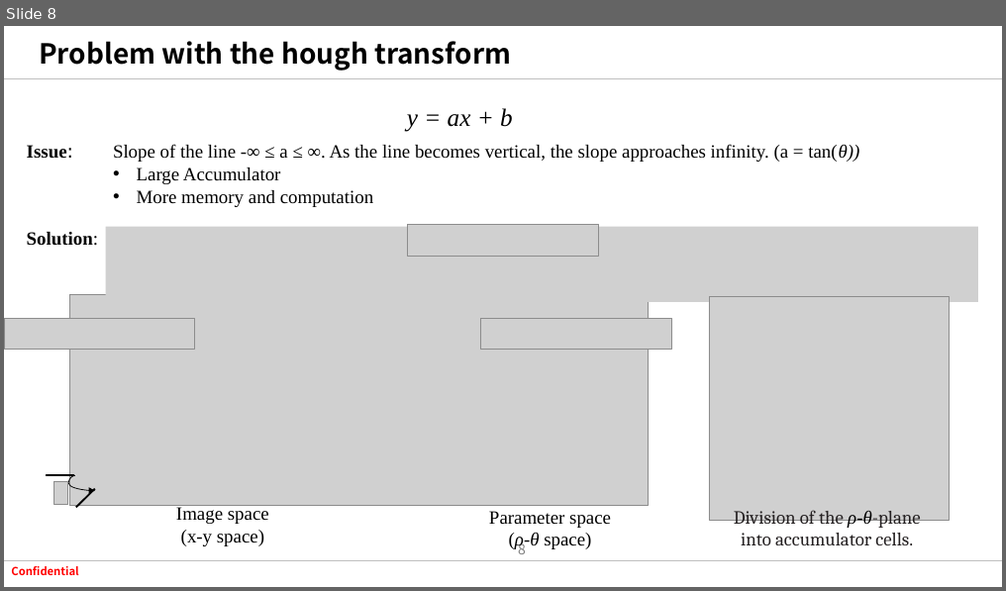
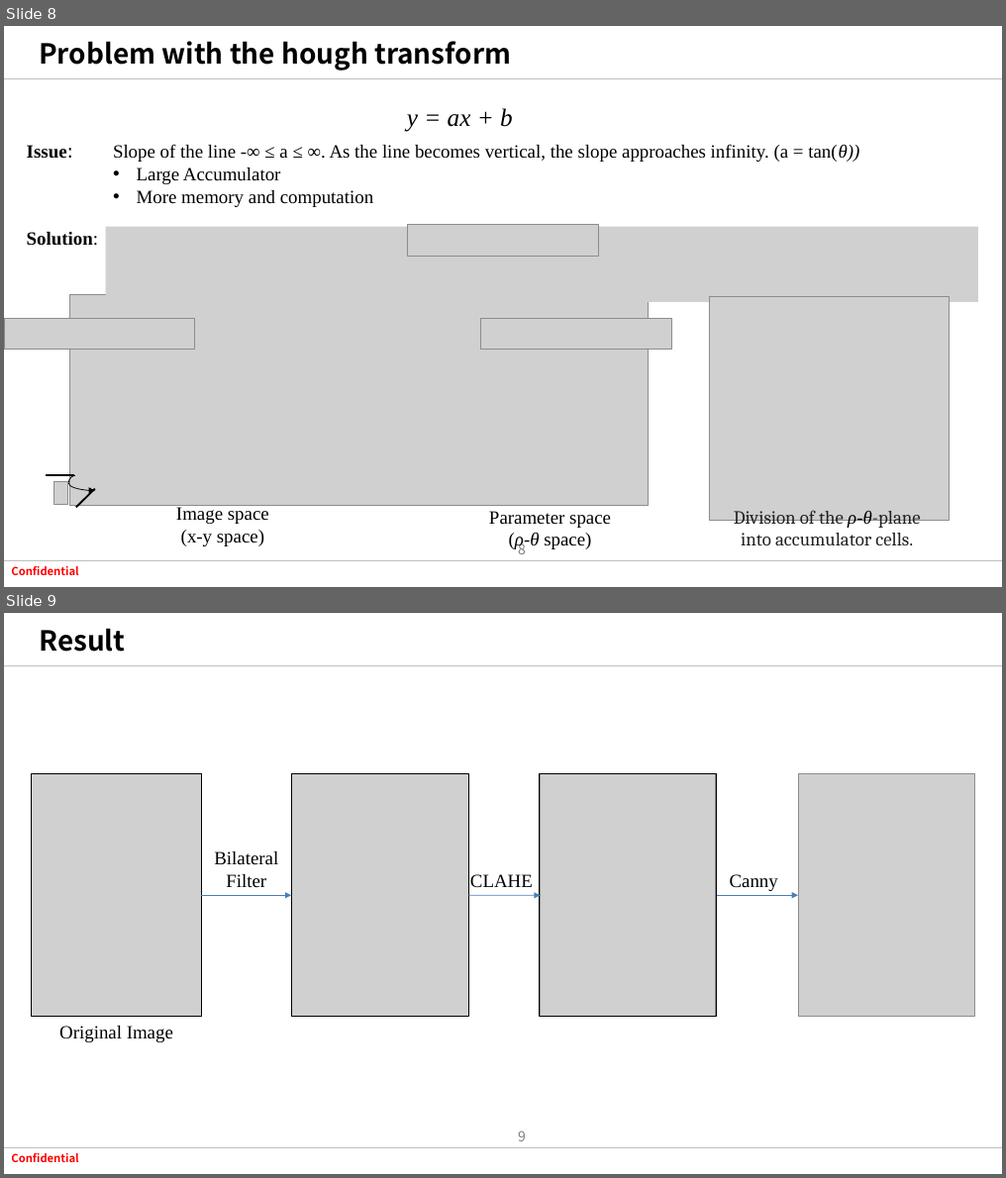
Before and after one commit to tuananh020400/FresherXavisTech, a slide deck: Document/SlideWeek6/HoughTransform.pptx. Shown one above the other, each under a label of ours: slide 8 before the commit, slides 8 and 9 after it. The pictures are 1006x591 and 1006x1178 pixels, drawn with LibreOffice and Linux fonts; fonts in the diff are those of the drawing; grey boxes stand for pictures; background and template pictures are left out. Boxes give left, top, right and bottom in pixels: in the first picture for what was removed or moved away, otherwise in the second. Text is boxed around its words. In the diff, an @@ line names an element or a change of style, - is before the commit and + after.

```diff
--- a/Document/SlideWeek6/HoughTransform.pptx
+++ b/Document/SlideWeek6/HoughTransform.pptx
@@ slide 9 added at <box>4,613,1002,1174</box>, background #FFFFFF; not listed: 4 template elements that a slide beside it also shows @@
@@ title added at <box>39,628,125,652</box>, 26.6 pt, text #000000, bold @@
+Result
@@ picture added at <box>32,774,202,1017</box> @@
@@ rectangle added at <box>32,774,202,1017</box>, outline #000000 0.75 pt @@
@@ picture added at <box>291,774,468,1017</box> @@
@@ rectangle added at <box>291,774,469,1017</box>, outline #000000 0.75 pt @@
@@ picture added at <box>540,774,715,1017</box> @@
@@ rectangle added at <box>540,774,717,1017</box>, outline #000000 0.75 pt @@
@@ picture added at <box>798,774,975,1017</box> @@
@@ text added at <box>214,852,278,887</box>, 18 pt, text #000000 @@
+Bilateral
+Filter
@@ text added at <box>470,874,533,887</box>, 18 pt, text #000000 @@
+CLAHE
@@ text added at <box>730,874,778,891</box>, 18 pt, text #000000 @@
+Canny
@@ arrow added from (202, 895) to (291, 895), #4B7EBC 0.75 pt @@
@@ arrow added from (469, 895) to (540, 895), #4B7EBC 0.75 pt @@
@@ arrow added from (718, 895) to (798, 895), #4B7EBC 0.75 pt @@
@@ text added at <box>59,1026,173,1043</box>, 18 pt, text #000000 @@
+Original Image
```
Also in this commit, not shown: 2 slides changed, 2 other slides added, 2 slides removed, 12 other files.
